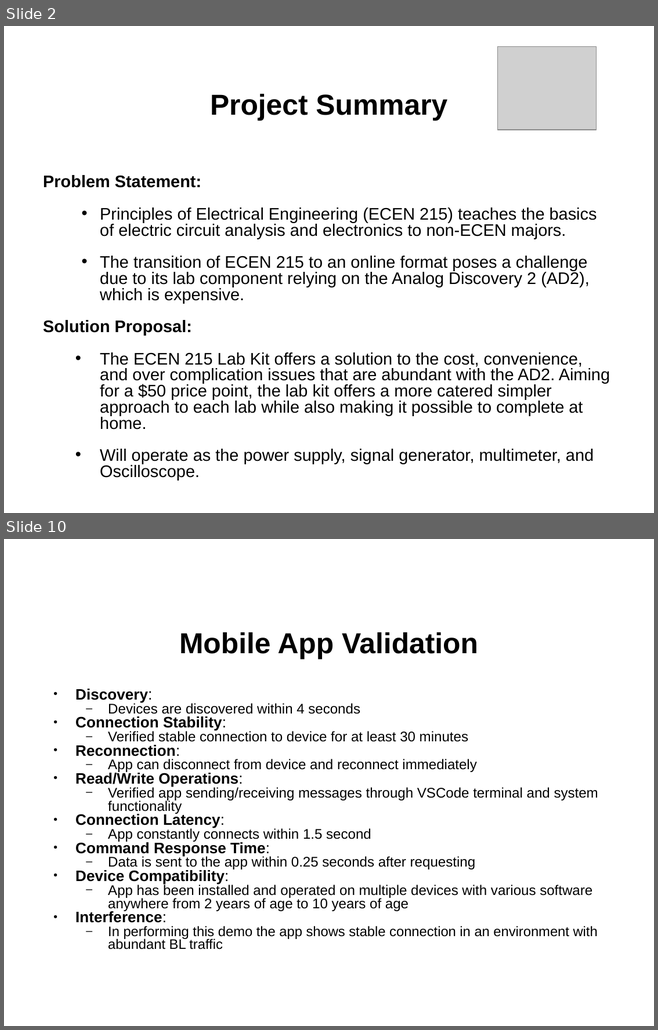
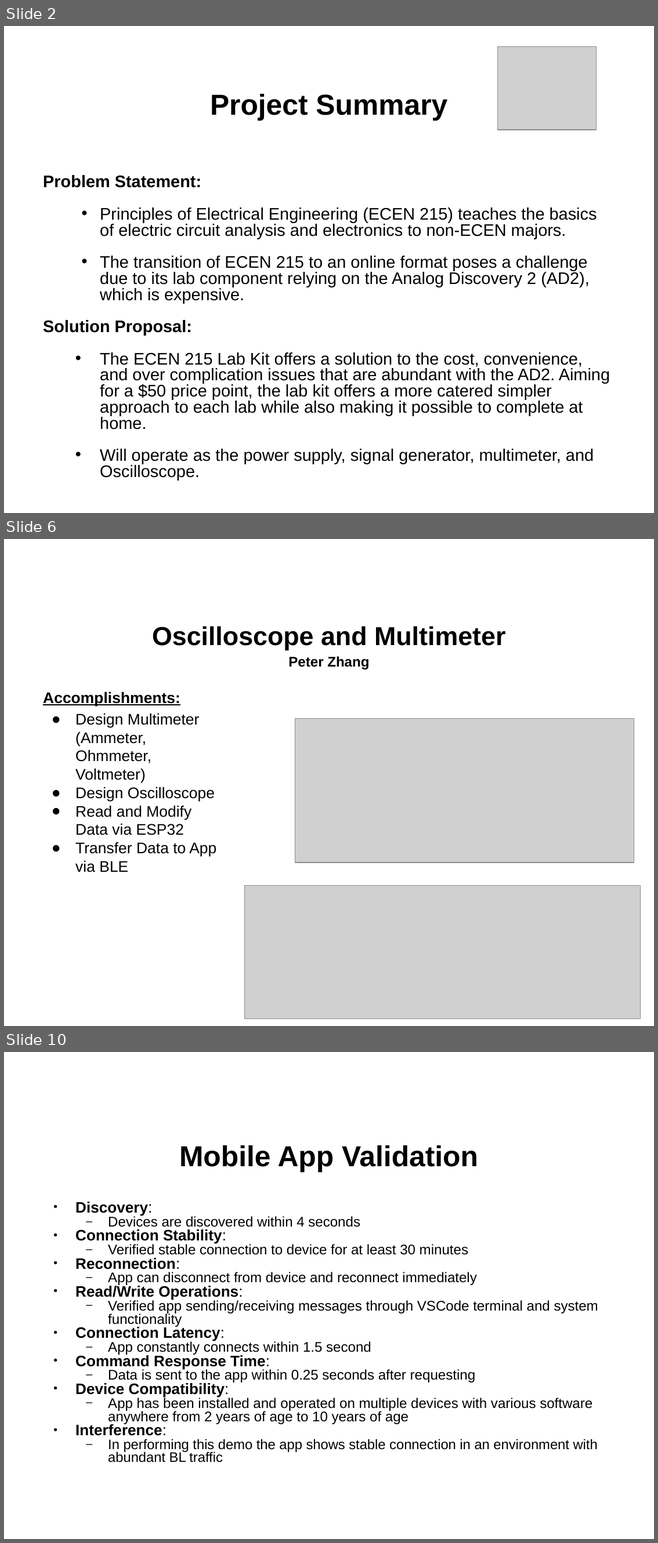
Before and after one commit to l-diazsantini/ECEN215LabKit, a slide deck: Documents/ECEN 404/Virtual Project Showcase.pptx. Shown one above the other, each under a label of ours: slides 2 and 10 before the commit, slides 2, 6 and 10 after it; the slides between them are not shown. The pictures are 658x1030 and 658x1543 pixels, drawn with LibreOffice and Linux fonts; fonts in the diff are those of the drawing; grey boxes stand for pictures; background and template pictures are left out. Boxes give left, top, right and bottom in pixels: in the first picture for what was removed or moved away, otherwise in the second. Text is boxed around its words. In the diff, an @@ line names an element or a change of style, - is before the commit and + after.

```diff
--- a/Documents/ECEN 404/Virtual Project Showcase.pptx
+++ b/Documents/ECEN 404/Virtual Project Showcase.pptx
@@ slide 6 added at (x1=4, y1=539, x2=654, y2=1026), background picture (left out) @@
@@ title added at (x1=152, y1=626, x2=505, y2=669), 28.8 pt, text #000000, bold @@
+Oscilloscope and Multimeter
+Peter Zhang
@@ text added at (x1=43, y1=692, x2=216, y2=873), 17 pt, text #000000 @@
+Accomplishments:
+● Design Multimeter (Ammeter, Ohmmeter, Voltmeter)
+● Design Oscilloscope
+● Read and Modify Data via ESP32
+● Transfer Data to App via BLE
@@ picture added at (x1=295, y1=718, x2=633, y2=863) @@
@@ picture added at (x1=244, y1=886, x2=640, y2=1019) @@
```
Also in this commit, not shown: 2 slides changed, 10 other slides added, 10 slides removed.
